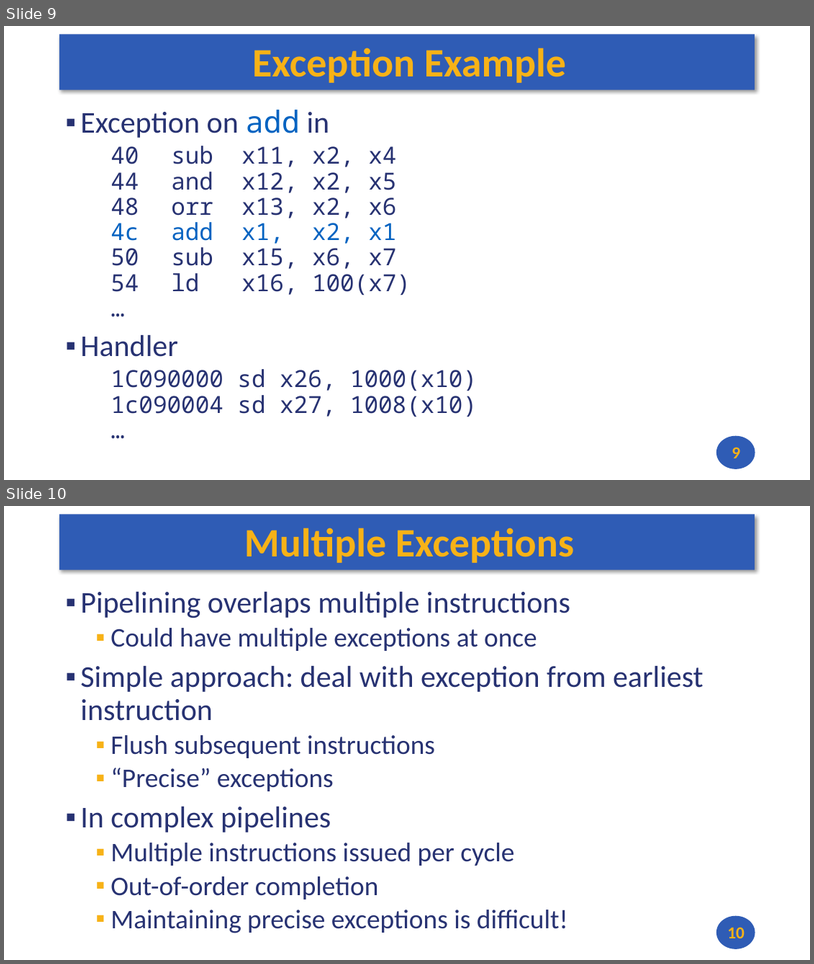
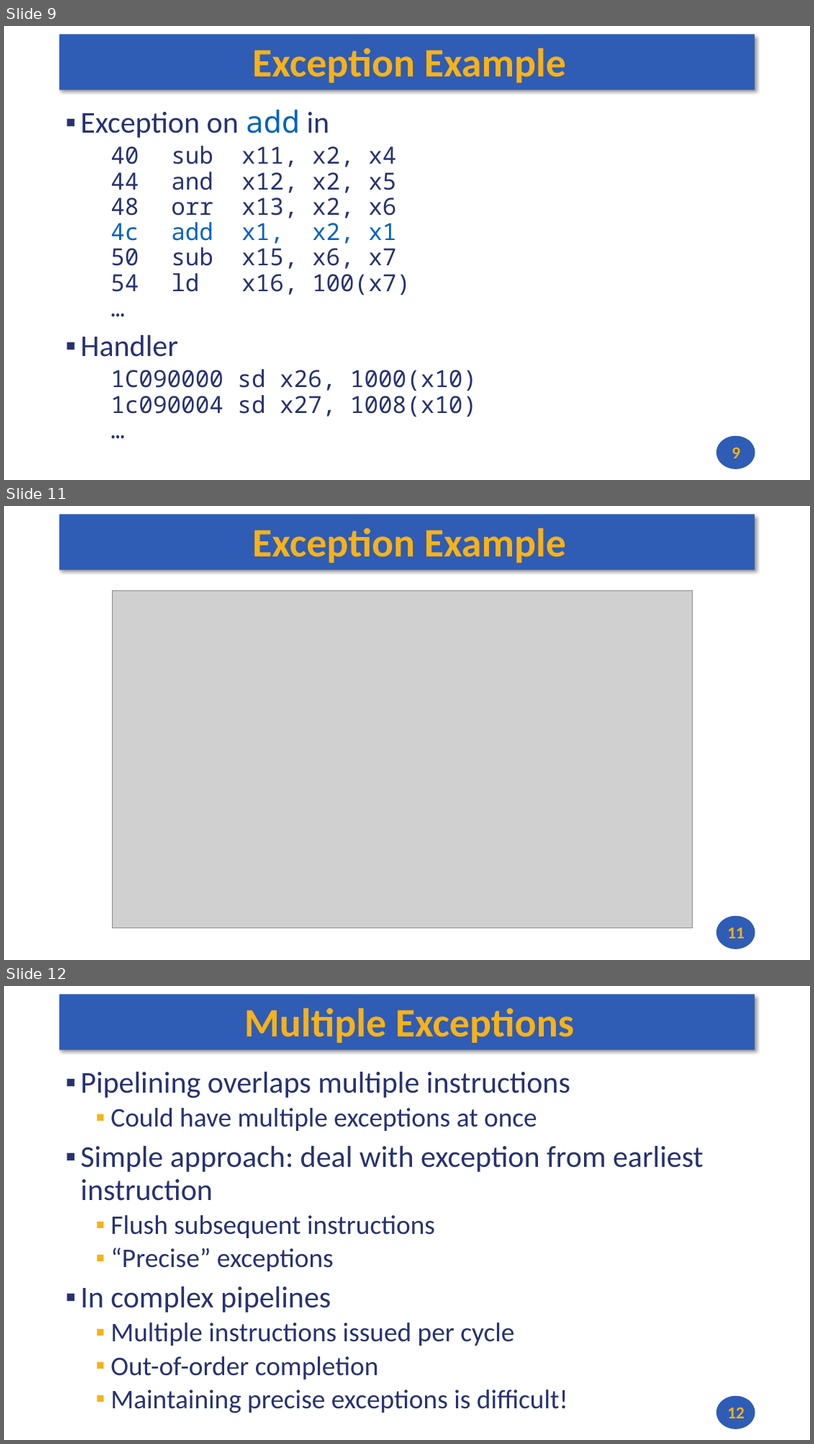
Before and after one commit to andrewt0301/hse-acos-course, a slide deck: docs/part1ca/10_Exceptions/CA_Lecture_10.pptx. Shown one above the other, each under a label of ours: slides 9 and 10 before the commit, slides 9, 11 and 12 after it; the slides between them are not shown. The pictures are 814x964 and 814x1444 pixels, drawn with LibreOffice and Linux fonts; fonts in the diff are those of the drawing; grey boxes stand for pictures. Boxes give left, top, right and bottom in pixels: in the first picture for what was removed or moved away, otherwise in the second. Text is boxed around its words. In the diff, an @@ line names an element or a change of style, - is before the commit and + after.

```diff
--- a/docs/part1ca/10_Exceptions/CA_Lecture_10.pptx
+++ b/docs/part1ca/10_Exceptions/CA_Lecture_10.pptx
@@ slide 11 added at bbox=[4, 506, 810, 960], background #FFFFFF; not listed: 2 template elements that a slide beside it also shows @@
@@ title added at bbox=[252, 528, 566, 563], 48 pt, text #F7B217, bold @@
+Exception Example
@@ picture added at bbox=[112, 590, 693, 928] @@
@@ page number added at bbox=[728, 927, 745, 938], 20 pt, text #F7B217, bold @@
+11
@@ what was slide 10 is now slide 12 @@
@@ page number at bbox=[728, 1406, 745, 1418]: text changed @@
-10
+12
```
Also in this commit, not shown: 1 other slide added, 1 other file.
